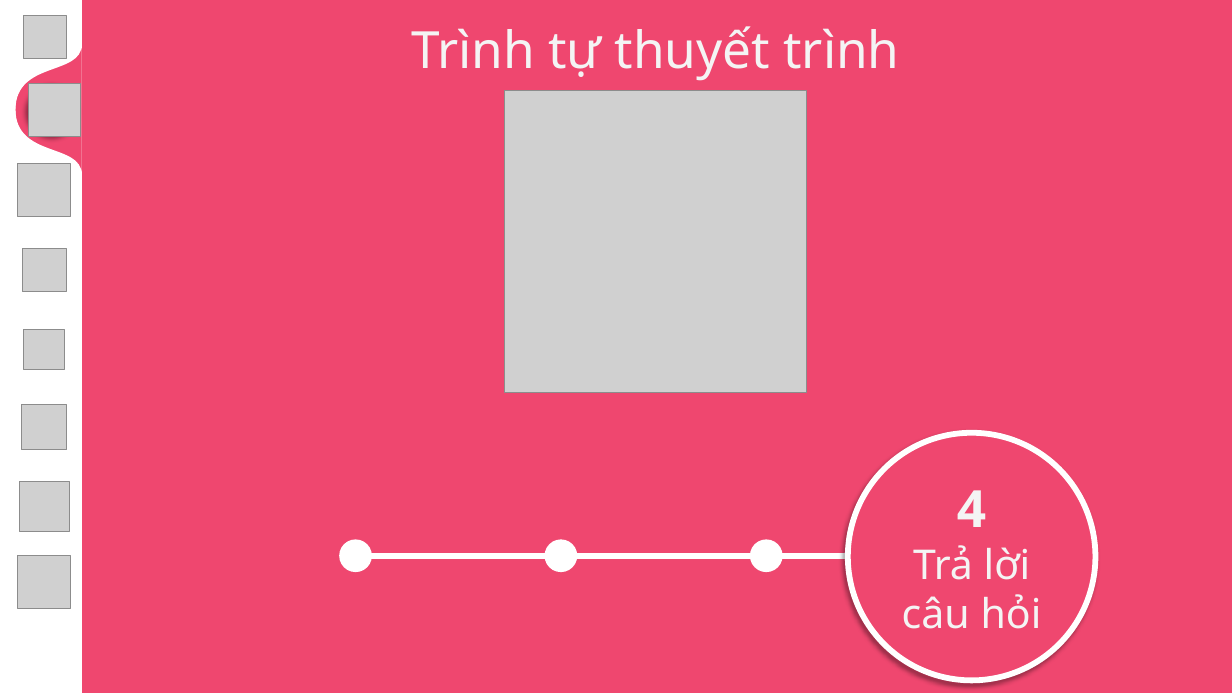
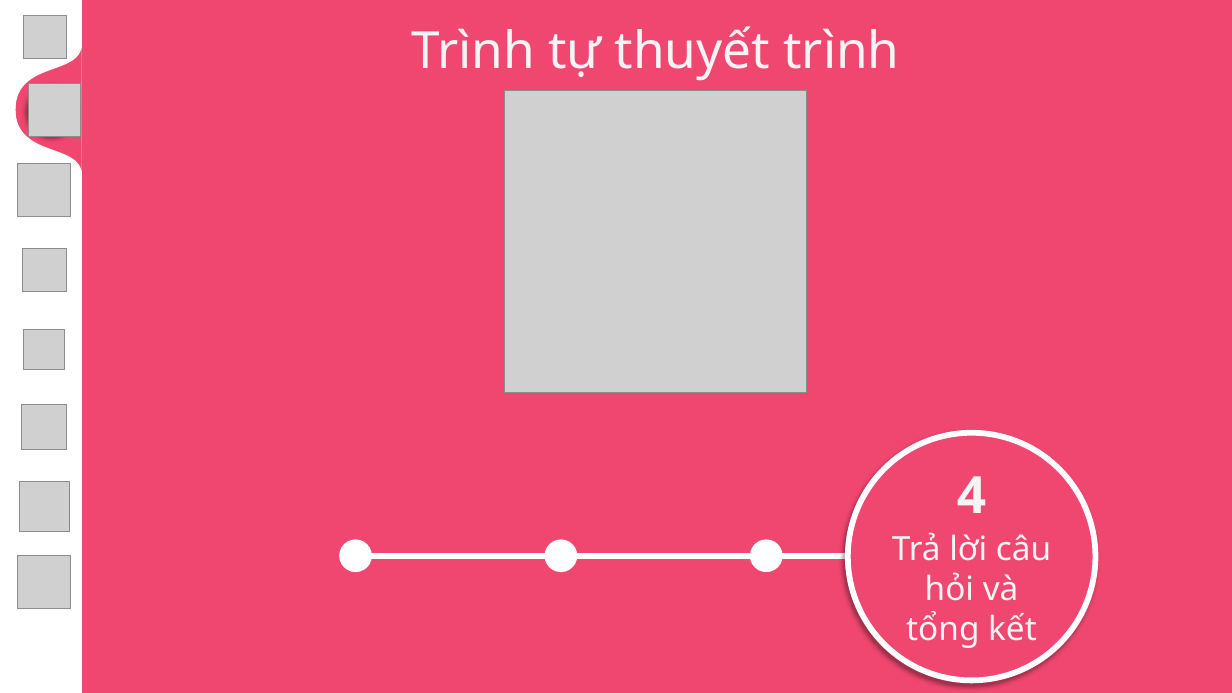
Before and after one commit to MaiNgocChau9/Python-App-A-, a slide deck: slide 7 of SPCK/SPCK.pptx. Drawn at 1232x693 pixels with LibreOffice and Linux fonts; fonts in the diff are those of the drawing; grey boxes stand for pictures; background and template pictures are left out. Boxes give left, top, right and bottom in pixels: in the first picture for what was removed or moved away, otherwise in the second. Text is boxed around its words. In the diff, an @@ line names an element or a change of style, - is before the commit and + after.

```diff
--- a/SPCK/SPCK.pptx
+++ b/SPCK/SPCK.pptx
@@ text in ellipse at bbox=[957, 476, 986, 513]: text changed; size 32 to 40 pt; bold on @@
-4
-Trả lời câu hỏi
+4
@@ text added at bbox=[892, 532, 1051, 648], 26 pt, text #F4F4F4 @@
+Trả lời câu hỏi và tổng kết
```
Also in this commit, not shown: 4 other slides changed, 5 slides added, 1 other file.
